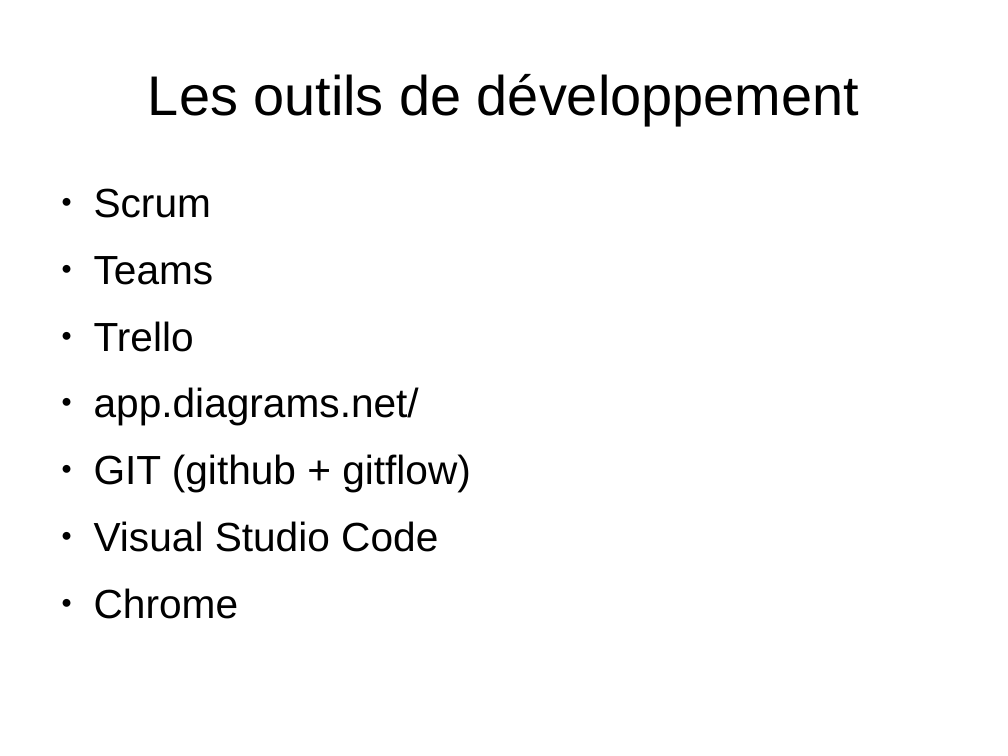
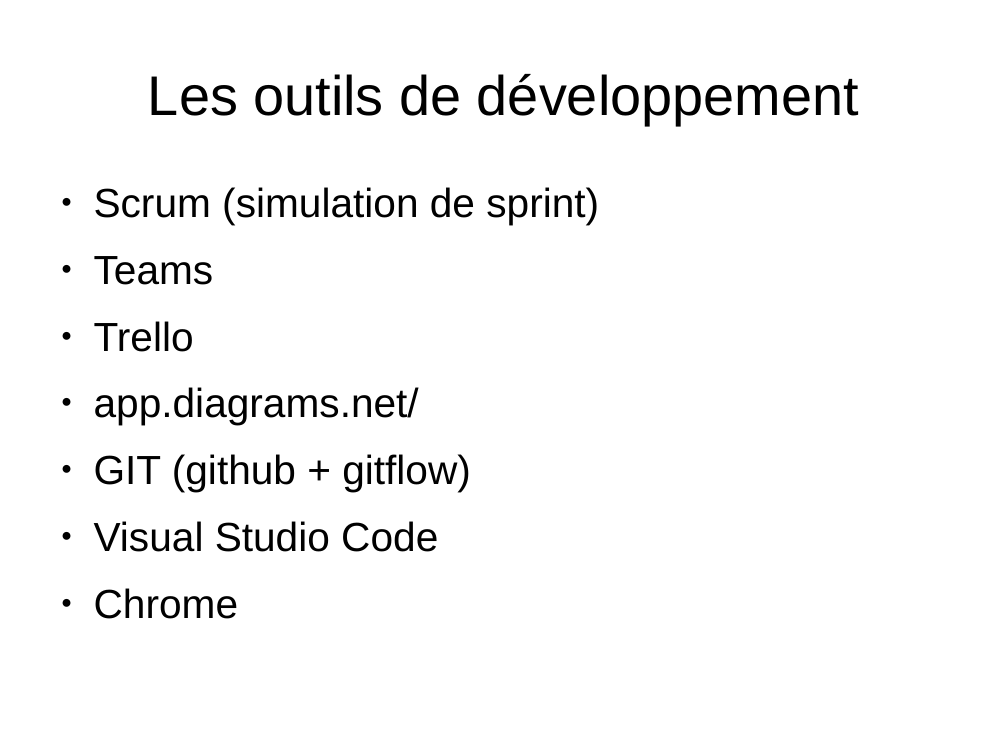
Before and after one commit to Wathil/POECNews, a slide deck: slide 5 of presentation.odp. Drawn at 1008x756 pixels with LibreOffice and Linux fonts; fonts in the diff are those of the drawing. Boxes give left, top, right and bottom in pixels: in the first picture for what was removed or moved away, otherwise in the second. Text is boxed around its words. In the diff, an @@ line names an element or a change of style, - is before the commit and + after.

Commit message:
ok

```diff
--- a/presentation.odp
+++ b/presentation.odp
@@ text at (94, 187, 599, 225): text changed @@
-● Scrum
+● Scrum (simulation de sprint)
```
